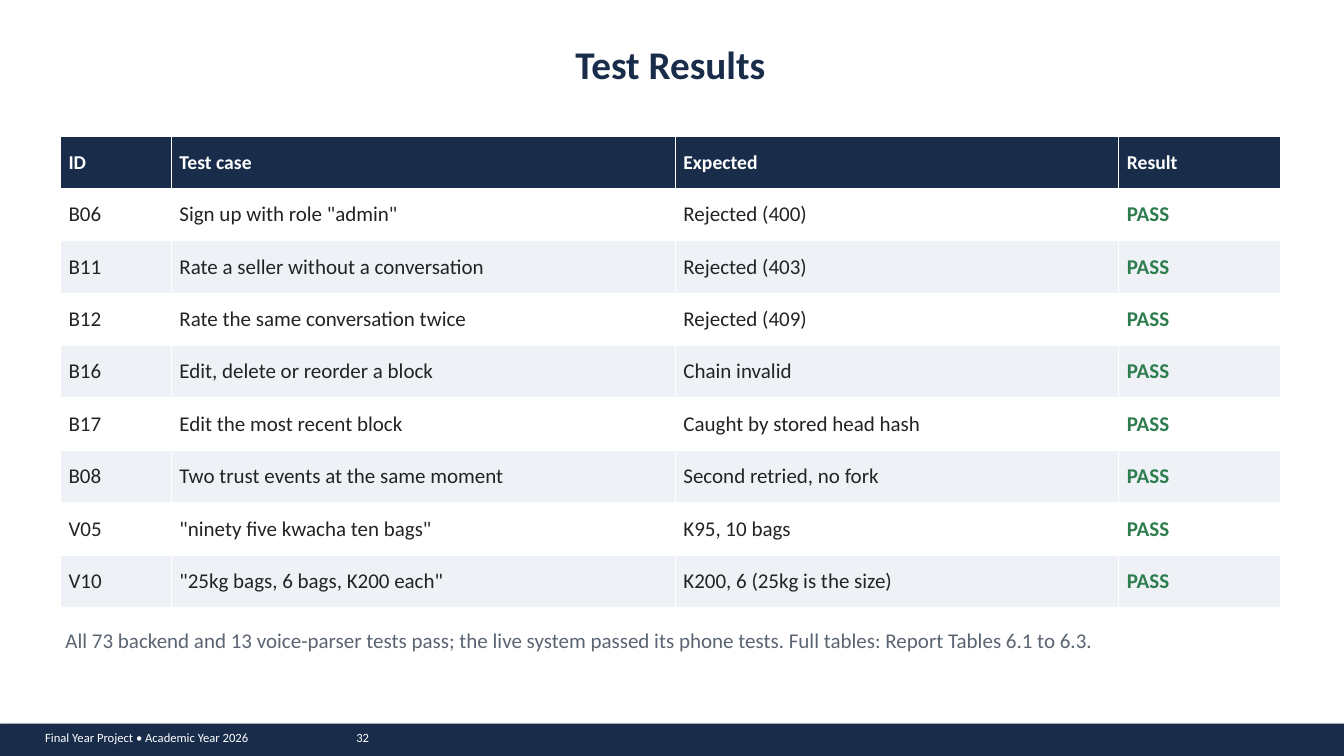
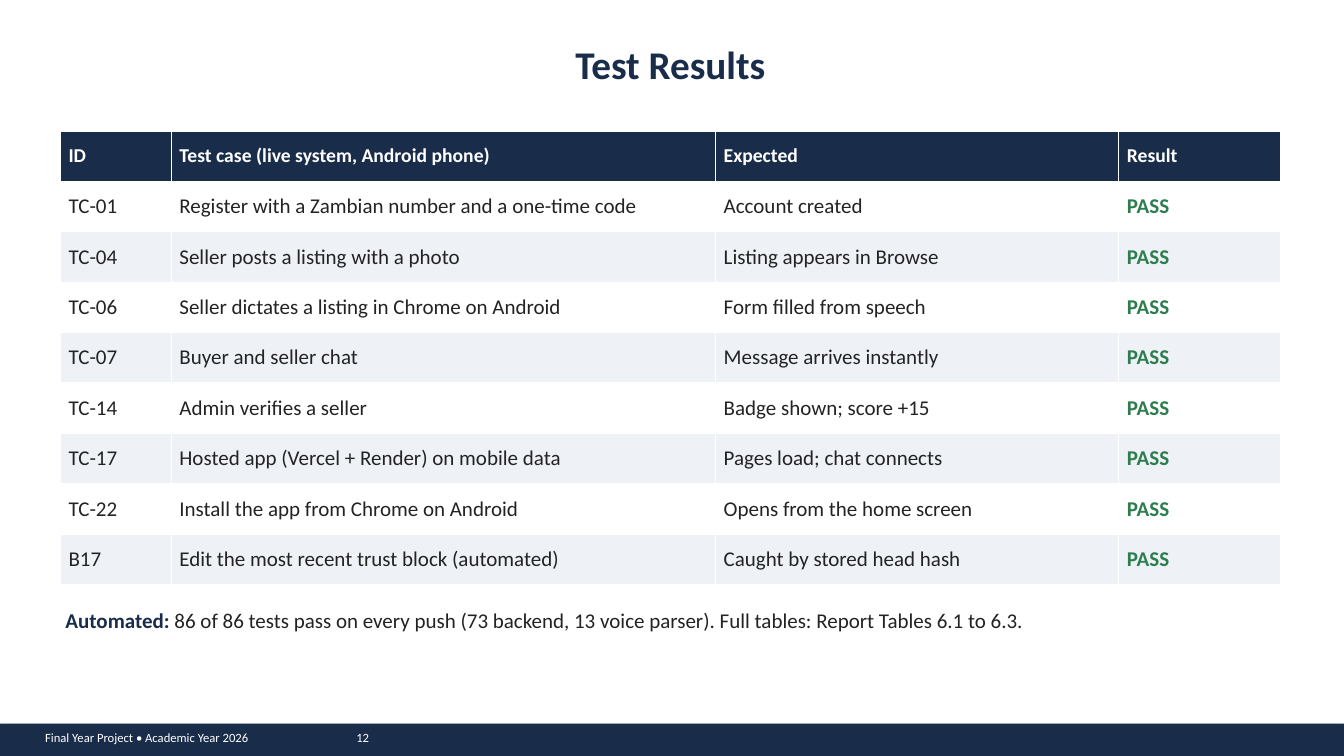
Before and after one commit to john-chola/ZamMarket, a slide deck: slide 12 of docs/presentation/ZamMarket_Presentation.pptx (slide 32 before the commit). Drawn at 1344x756 pixels with LibreOffice and Linux fonts; fonts in the diff are those of the drawing. Boxes give left, top, right and bottom in pixels: in the first picture for what was removed or moved away, otherwise in the second. Text is boxed around its words. In the diff, an @@ line names an element or a change of style, - is before the commit and + after.

```diff
--- a/docs/presentation/ZamMarket_Presentation.pptx
+++ b/docs/presentation/ZamMarket_Presentation.pptx
@@ table at <box>60,131,1280,585</box> @@
-row 1, column 2: Test case
+row 1, column 2: Test case (live system, Android phone)
-row 2: B06 | Sign up with role "admin" | Rejected (400) | PASS
+row 2: TC-01 | Register with a Zambian number and a one-time code | Account created | PASS
-row 3: B11 | Rate a seller without a conversation | Rejected (403) | PASS
+row 3: TC-04 | Seller posts a listing with a photo | Listing appears in Browse | PASS
-row 4: B12 | Rate the same conversation twice | Rejected (409) | PASS
+row 4: TC-06 | Seller dictates a listing in Chrome on Android | Form filled from speech | PASS
-row 5: B16 | Edit, delete or reorder a block | Chain invalid | PASS
+row 5: TC-07 | Buyer and seller chat | Message arrives instantly | PASS
-row 6: B17 | Edit the most recent block | Caught by stored head hash | PASS
+row 6: TC-14 | Admin verifies a seller | Badge shown; score +15 | PASS
-row 7: B08 | Two trust events at the same moment | Second retried, no fork | PASS
+row 7: TC-17 | Hosted app (Vercel + Render) on mobile data | Pages load; chat connects | PASS
-row 8: V05 | "ninety five kwacha ten bags" | K95, 10 bags | PASS
+row 8: TC-22 | Install the app from Chrome on Android | Opens from the home screen | PASS
-row 9: V10 | "25kg bags, 6 bags, K200 each" | K200, 6 (25kg is the size) | PASS
+row 9: B17 | Edit the most recent trust block (automated) | Caught by stored head hash | PASS
@@ table: place and size @@
-table at <box>60,136,1280,608</box>
+table at <box>60,131,1280,585</box>
@@ text at <box>65,613,1023,632</box>: text changed; text colour #5A6472 to #232323 @@
-All 73 backend and 13 voice-parser tests pass; the live system passed its phone tests. Full tables: Report Tables 6.1 to 6.3.
+Automated: 86 of 86 tests pass on every push (73 backend, 13 voice parser). Full tables: Report Tables 6.1 to 6.3.
@@ text at <box>45,733,369,744</box>: text changed @@
-Final Year Project • Academic Year 2026 32
+Final Year Project • Academic Year 2026 12
```
Also in this commit, not shown: 16 other slides changed, 31 slides removed, 2 other files.
